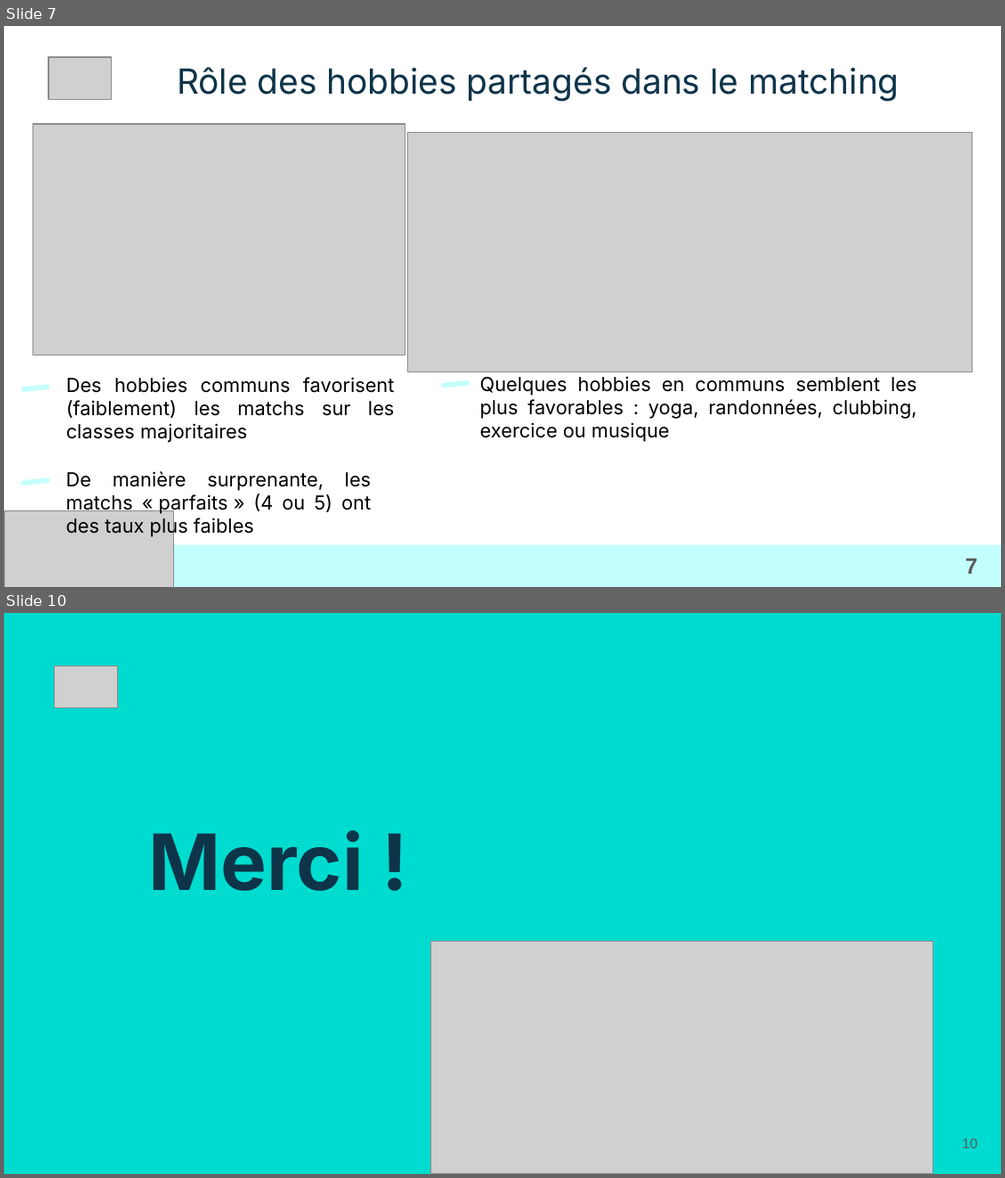
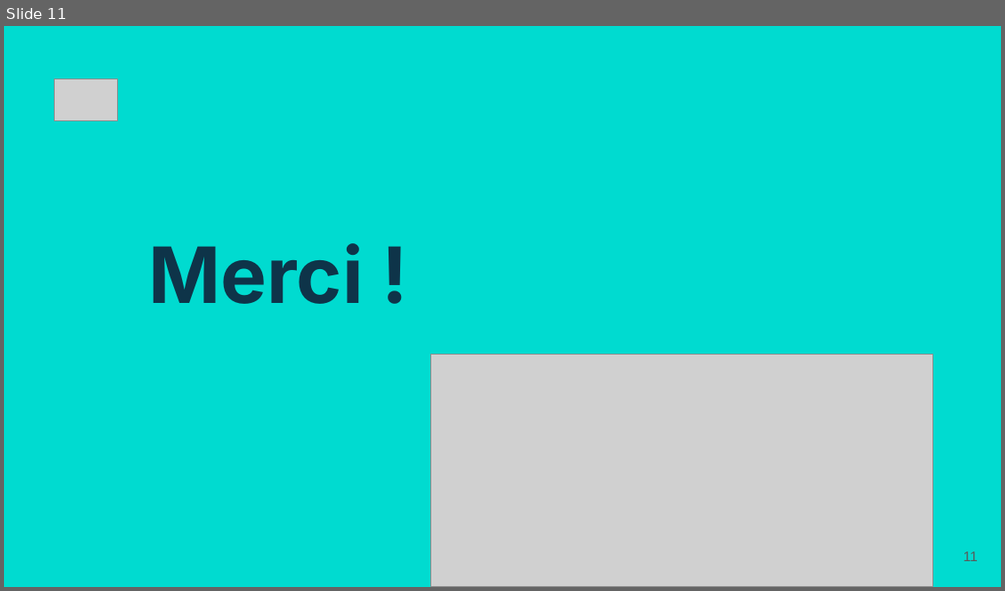
Before and after one commit to LoicV17/LoicValentini_Jedha_Certifications, a slide deck: CDSD_Concepteur_Developpeur_Sciences_Donnees/Presentations/ppt_versions/Bloc3_CDSD_Loic_Valentini.pptx. Shown one above the other, each under a label of ours: slides 7 and 10 before the commit, slide 11 after it; the slides between them are not shown. The pictures are 1005x1178 and 1005x591 pixels, drawn with LibreOffice and Linux fonts; fonts in the diff are those of the drawing; grey boxes stand for pictures. Boxes give left, top, right and bottom in pixels: in the first picture for what was removed or moved away, otherwise in the second. Text is boxed around its words. In the diff, an @@ line names an element or a change of style, - is before the commit and + after.

```diff
--- a/CDSD_Concepteur_Developpeur_Sciences_Donnees/Presentations/ppt_versions/Bloc3_CDSD_Loic_Valentini.pptx
+++ b/CDSD_Concepteur_Developpeur_Sciences_Donnees/Presentations/ppt_versions/Bloc3_CDSD_Loic_Valentini.pptx
@@ slide 7 removed at (4, 26, 1001, 587), background #FFFFFF @@
@@ picture removed at (48, 57, 112, 99) @@
@@ title removed at (177, 67, 898, 102) @@
-Rôle des hobbies partagés dans le matching
@@ picture removed at (32, 124, 404, 355) @@
@@ picture removed at (408, 133, 972, 373) @@
@@ rounded rectangle removed at (21, 385, 50, 393) @@
@@ text removed at (66, 377, 395, 443) @@
-Des hobbies communs favorisent (faiblement) les matchs sur les classes majoritaires
@@ rounded rectangle removed at (441, 380, 470, 388) @@
@@ text removed at (480, 376, 917, 442) @@
-Quelques hobbies en communs semblent les plus favorables : yoga, randonnées, clubbing, exercice ou musique
@@ rounded rectangle removed at (21, 477, 50, 485) @@
@@ text removed at (66, 471, 371, 537) @@
-De manière surprenante, les matchs « parfaits » (4 ou 5) ont des taux plus faibles
@@ picture removed at (4, 510, 173, 587) @@
@@ rectangle removed at (5, 544, 1001, 586) @@
@@ page number removed at (965, 558, 978, 573) @@
-7
@@ what was slide 10 is now slide 11 @@
@@ page number at (963, 551, 978, 561): text changed @@
-10
+11
```
Also in this commit, not shown: 2 slides changed, 8 slides added, 6 other slides removed, 2 other files.
